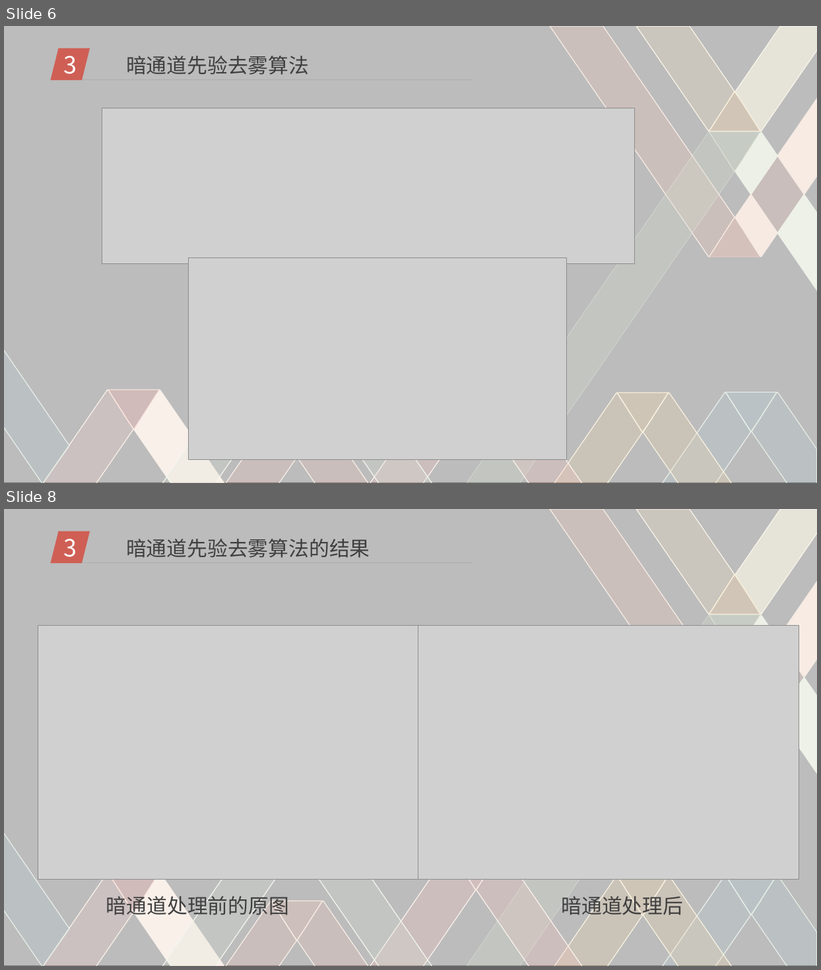
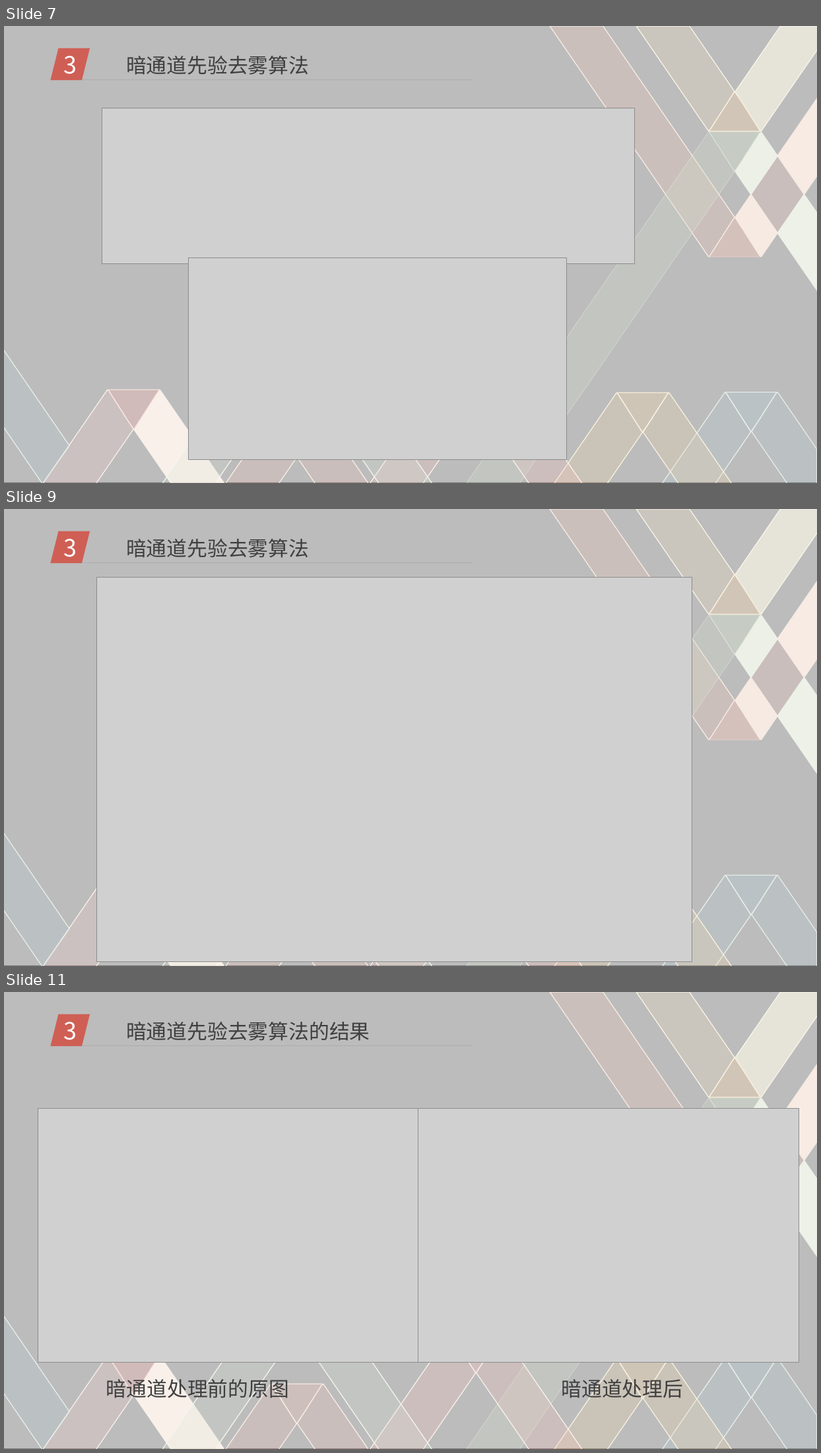
Before and after one commit to DigitalMedia2017-20/Mid-term, a slide deck: pre.ppt. Shown one above the other, each under a label of ours: slides 6 and 8 before the commit, slides 7, 9 and 11 after it; the slides between them are not shown. The pictures are 821x970 and 821x1453 pixels, drawn with LibreOffice and Linux fonts; fonts in the diff are those of the drawing; grey boxes stand for pictures; background and template pictures are left out. Boxes give left, top, right and bottom in pixels: in the first picture for what was removed or moved away, otherwise in the second. Text is boxed around its words. In the diff, an @@ line names an element or a change of style, - is before the commit and + after.

```diff
--- a/pre.ppt
+++ b/pre.ppt
@@ slide 9 added at box(4, 509, 817, 966), background picture (left out) @@
@@ rectangle added at box(4, 509, 816, 966), fill #FFFFFF at 60% opacity @@
@@ freeform shape added at box(550, 509, 734, 740), fill #D57053 at 30% opacity, outline #EACEBC 0.99 pt @@
@@ freeform shape added at box(636, 509, 734, 615), fill #E7B05E at 25% opacity, outline #EFE3C2 0.99 pt @@
@@ freeform shape added at box(735, 509, 817, 615), fill #EFE3C2 at 70% opacity, outline #EEE6C8 0.99 pt @@
@@ parallelogram added at box(50, 531, 90, 562), fill #CF5F55 @@
@@ text added at box(63, 539, 77, 557), 28 pt, text #FFFFFF @@
+3
@@ text added at box(126, 539, 309, 558), 24 pt, text #3F3F3F @@
+暗通道先验去雾算法
@@ line added from (80, 562) to (473, 562), #A5A5A5 0.51 pt @@
@@ picture added at box(97, 577, 692, 962) @@
@@ freeform shape added at box(710, 574, 760, 614), fill #E49B35 at 36% opacity, outline #EBD3A2 0.99 pt @@
@@ freeform shape added at box(778, 580, 817, 677), fill #EBCEBC, outline #EACDBA 0.99 pt @@
@@ freeform shape added at box(465, 615, 734, 966), fill #88A378 at 30% opacity, outline #D3DCC5 0.99 pt @@
@@ freeform shape added at box(710, 615, 760, 655), fill #88A378 at 52% opacity, outline #B3C4A5 0.99 pt @@
@@ freeform shape added at box(735, 615, 777, 677), fill #D2DBC4, outline #D3DDC7 0.99 pt @@
@@ freeform shape added at box(750, 639, 804, 716), fill #D57053 at 25% opacity, outline #EAD3BE 0.99 pt @@
@@ freeform shape added at box(735, 677, 777, 739), fill #E9CCBA, outline #EACDBB 0.99 pt @@
@@ freeform shape added at box(778, 677, 817, 774), fill #D3DDC7, outline #D3DCC6 0.99 pt @@
@@ freeform shape added at box(710, 700, 760, 740), fill #D57053 at 49% opacity, outline #DF9B83 0.99 pt @@
@@ freeform shape added at box(167, 808, 296, 966), fill #A2B894 at 25% opacity, outline #E0E6D3 0.99 pt @@
@@ freeform shape added at box(297, 808, 434, 966), fill #A2B894 at 25% opacity, outline #E0E6D3 0.99 pt @@
@@ freeform shape added at box(4, 830, 69, 966), fill #508799 at 25% opacity, outline #C3D4C3 0.99 pt @@
@@ freeform shape added at box(368, 850, 476, 966), fill #ED6F65 at 25% opacity, outline #F1DBCC 0.99 pt @@
@@ freeform shape added at box(477, 850, 583, 966), fill #ED6F65 at 25% opacity, outline #F1DBCC 0.99 pt @@
@@ freeform shape added at box(41, 873, 133, 966), fill #EE8F82 at 25% opacity, outline #EED9C6 0.99 pt @@
@@ freeform shape added at box(134, 873, 226, 966), fill #F1DBCC, outline #F1DBCC 0.99 pt @@
@@ freeform shape added at box(552, 876, 642, 966), fill #E49B35 at 25% opacity, outline #EBDCB0 0.99 pt @@
@@ freeform shape added at box(643, 876, 733, 966), fill #E49B35 at 25% opacity, outline #EBDCB2 0.99 pt @@
@@ freeform shape added at box(661, 875, 750, 966), fill #508799 at 25% opacity, outline #C4D5C6 0.99 pt @@
@@ freeform shape added at box(725, 875, 777, 915), fill #508799 at 34% opacity, outline #B5CAC1 0.99 pt @@
@@ freeform shape added at box(751, 875, 816, 966), fill #508799 at 25% opacity, outline #BFD1BD 0.99 pt @@
@@ freeform shape added at box(224, 901, 296, 966), fill #D57053 at 25% opacity, outline #EAD3BF 0.99 pt @@
@@ freeform shape added at box(297, 901, 370, 966), fill #D57053 at 25% opacity, outline #EAD3BF 0.99 pt @@
@@ freeform shape added at box(160, 960, 174, 966), fill #A2B894 at 25% opacity, outline #E0E6D3 0.99 pt @@
@@ what was slide 6 is now slide 7 @@
@@ what was slide 8 is now slide 11 @@
```
Also in this commit, not shown: 4 slides changed, 3 other slides added.
